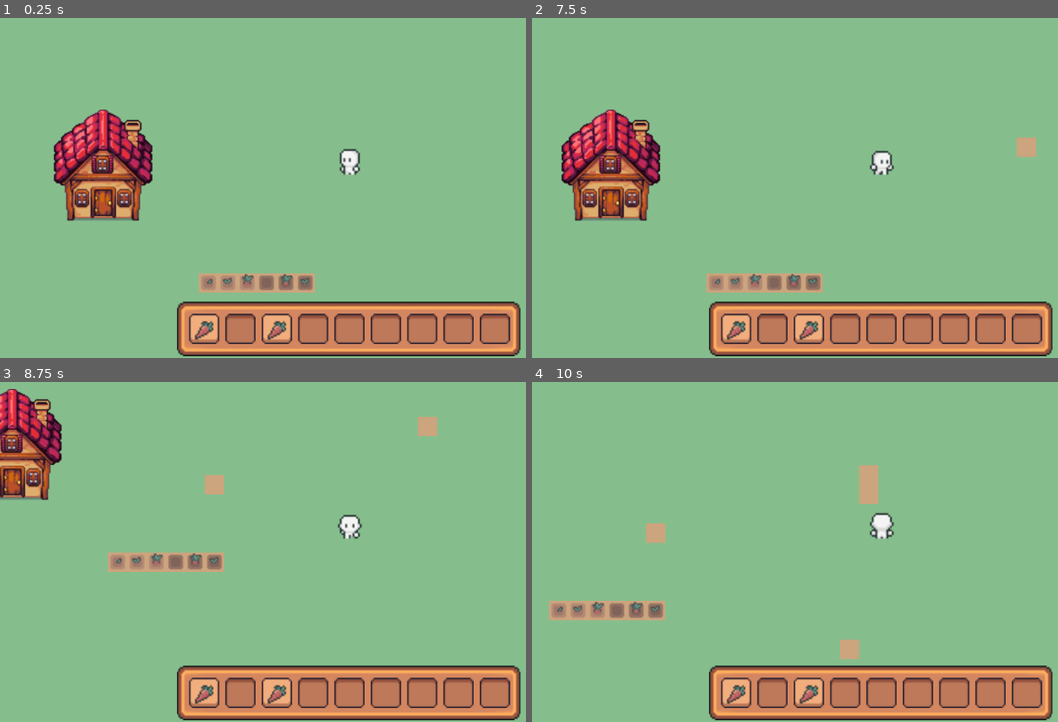
Above: before the commit, frames 1-4 (two rows, left to right).
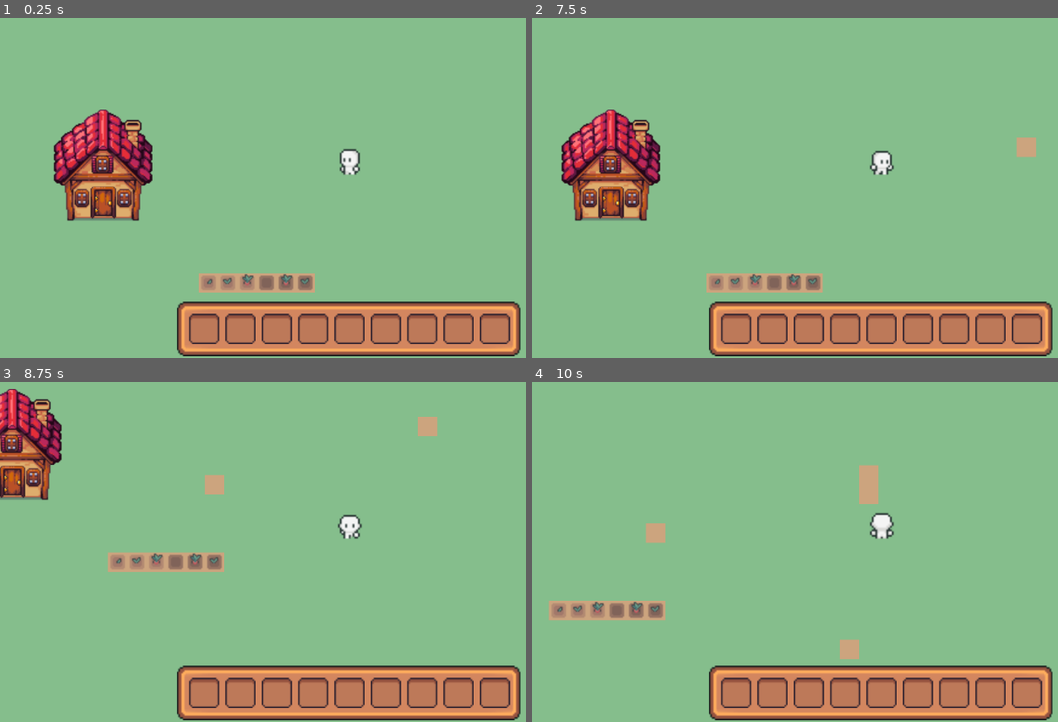
Above: after the commit, the same moments.

Repository: LaClimSx/Back-to-the-roots
Game: Godot game, scene res://Scenes/world.tscn
Two runs of this game, one before a commit and one after it. Both use one fixed random seed, a clock stepped at 60 frames per second and the inputs below.
Inputs (mouse positions are in pixels of both pictures, inside the frame that each line leads up to):
- Up to frame 1 (0.25 s): no input
- Up to frame 2 (7.5 s): click (737, 327) at 0.52 s; click (773, 327) at 1.27 s; click (805, 327) at 2.02 s; click (842, 327) at 2.77 s; click (879, 327) at 3.52 s; click (915, 327) at 4.27 s; click (952, 327) at 5.02 s; click (989, 327) at 5.77 s; click (1026, 327) at 6.52 s; tap Enter at 7.25 s; move the mouse to (1036, 143) at 7.27 s; hold Right (move_right) from 7.28 s (still down); right-click (1036, 143) at 7.35 s
- Up to frame 3 (8.75 s): move the mouse to (210, 545) at 8.02 s; release Right (move_right) at 8.03 s; hold Down (move_down) from 8.03 s (still down); tap Space (Interact) at 8.1 s; right-click (210, 545) at 8.3 s
- Up to frame 4 (10 s): move the mouse to (952, 439) at 8.77 s; release Down (move_down) at 8.78 s; hold Right (move_right) 8.78-9.53 s; right-click (952, 439) at 8.85 s; move the mouse to (847, 603) at 9.52 s; hold Up (move_up) from 9.53 s (still down); right-click (847, 603) at 9.6 s

The runs differ from the first frame. In frame 1, 0.7% of the frame differs, in the area x 36-56%, y 87-95%; in frame 2, 0.7%; in frame 3, 0.7%; in frame 4, 0.7%.

Commit message:
feat: items stack

Diff:
--- a/Inventory/inventory.gd
+++ b/Inventory/inventory.gd
@@ -4,11 +4,21 @@
 
 signal updated
 
-@export var items:Array[Item]
+@export var slots: Array[InventorySlot]
 
 func insert(item : Item):
-	for i in range(items.size()):
-		if !items[i]:
-			items[i] = item
-			break
+	var item_slots = slots.filter(func(slot): return slot.item == item && slot.amount < slot.item.maxAmount)
+	if !item_slots.is_empty():
+		item_slots[0].amount+=1
+	else:
+		var empty_slots = slots.filter(func(slot): return slot.item == null)
+		if !empty_slots.is_empty():
+			empty_slots[0].item = item
+			empty_slots[0].amount = 1
 	updated.emit()
+
+func printInventory():
+	for slot in slots:
+		if (slot.item):
+			print(slot.item.name)
+			print(slot.amount)
--- a/Inventory/inventory_gui.gd
+++ b/Inventory/inventory_gui.gd
@@ -2,15 +2,34 @@
 
 var isOpen: bool = true
 @onready var inventory : Inventory = preload("res://Inventory/player_inventory.tres")
+@onready var ItemStackGuiClass = preload("res://Inventory/item_stack_gui.tscn")
 @onready var slots: Array = $NinePatchRect/GridContainer.get_children()
 
+var itemInHand: ItemStackGUI
+
 func _ready():
+	connectSlots()
 	inventory.updated.connect(update)
 	update()
 
+func connectSlots():
+	for slot in slots:
+		var callable = Callable(onSlotClicked)
+		callable = callable.bind(slot)
+		slot.pressed.connect(callable)
+
 func update():
-	for i in range(min(inventory.items.size(),slots.size())):
-		slots[i].update(inventory.items[i])
+	for i in range(min(inventory.slots.size(),slots.size())):
+		var inventorySlot : InventorySlot = inventory.slots[i]
+		if !inventorySlot.item: continue
+
+		var itemStackGui: ItemStackGUI = slots[i].itemStackGui
+		if !itemStackGui:
+			itemStackGui = ItemStackGuiClass.instantiate()
+			slots[i].insert(itemStackGui)
+
+		itemStackGui.slot = inventorySlot
+		itemStackGui.update()
 
 func open():
 	visible = true
@@ -19,3 +38,11 @@
 func close():
 	visible = false
 	isOpen = false
+
+func onSlotClicked(slot):
+	itemInHand = slot.takeItem()
+	add_child(itemInHand)
+
+func updateItemInHand():
+	if !itemInHand : return
+	itemInHand.global_position = get_global_mouse_position() - itemInHand.size/2
--- a/Inventory/inventory_slot.gd
+++ b/Inventory/inventory_slot.gd
@@ -2,5 +2,5 @@
 
 class_name InventorySlot
 
-@export var item: InventorySlot
+@export var item: Item
 @export var amount: int
--- a/Inventory/item.gd
+++ b/Inventory/item.gd
@@ -3,3 +3,4 @@
 
 @export var name: String = ""
 @export var texture: Texture2D
+@export var maxAmount: int = 99
--- /dev/null
+++ b/Inventory/item_stack_gui.gd
@@ -0,0 +1,25 @@
+extends Panel
+
+class_name ItemStackGUI
+
+@onready var itemSprite: Sprite2D = $Item
+@onready var amountLabel: Label = $Label
+
+var slot
+
+func update():
+	if !slot || !slot.item: return
+	itemSprite.visible = true
+	itemSprite.texture = slot.item.texture
+	amountLabel.visible = true if slot.amount > 1 else false
+	amountLabel.text = str(slot.amount)
+
+
+# Called when the node enters the scene tree for the first time.
+func _ready():
+	pass # Replace with function body.
+
+
+# Called every frame. 'delta' is the elapsed time since the previous frame.
+func _process(delta):
+	pass
--- /dev/null
+++ b/Inventory/item_stack_gui.tscn
@@ -0,0 +1,23 @@
+[gd_scene load_steps=3 format=3 uid="uid://bqyrtwdptplnh"]
+
+[ext_resource type="FontFile" uid="uid://ctmxqbnd83jic" path="res://Assets/Fonts/m5x7.ttf" id="1_8jm28"]
+[ext_resource type="Script" path="res://Inventory/item_stack_gui.gd" id="1_rbhyi"]
+
+[node name="Panel" type="Panel"]
+script = ExtResource("1_rbhyi")
+
+[node name="Item" type="Sprite2D" parent="."]
+
+[node name="Label" type="Label" parent="."]
+custom_minimum_size = Vector2(10, 10)
+layout_mode = 0
+offset_left = -2.0
+offset_top = -1.0
+offset_right = 8.0
+offset_bottom = 9.0
+theme_override_colors/font_color = Color(1, 1, 1, 1)
+theme_override_colors/font_shadow_color = Color(0, 0, 0, 1)
+theme_override_fonts/font = ExtResource("1_8jm28")
+theme_override_font_sizes/font_size = 12
+text = "99"
+horizontal_alignment = 2
--- a/Inventory/player_inventory.tres
+++ b/Inventory/player_inventory.tres
@@ -1,9 +1,44 @@
-[gd_resource type="Resource" script_class="Inventory" load_steps=4 format=3 uid="uid://ctfhbwocw3s3j"]
+[gd_resource type="Resource" script_class="Inventory" load_steps=12 format=3 uid="uid://ctfhbwocw3s3j"]
 
-[ext_resource type="Script" path="res://Inventory/item.gd" id="1_1sogu"]
-[ext_resource type="Resource" uid="uid://cwhad3h02d6cl" path="res://Inventory/Items/carrot.tres" id="2_vim4j"]
+[ext_resource type="Script" path="res://Inventory/inventory_slot.gd" id="2_rfb0m"]
 [ext_resource type="Script" path="res://Inventory/inventory.gd" id="3_7py5c"]
+
+[sub_resource type="Resource" id="Resource_gtl7p"]
+script = ExtResource("2_rfb0m")
+amount = 0
+
+[sub_resource type="Resource" id="Resource_ouy84"]
+script = ExtResource("2_rfb0m")
+amount = 0
+
+[sub_resource type="Resource" id="Resource_t87y2"]
+script = ExtResource("2_rfb0m")
+amount = 0
+
+[sub_resource type="Resource" id="Resource_dsgom"]
+script = ExtResource("2_rfb0m")
+amount = 0
+
+[sub_resource type="Resource" id="Resource_3l04p"]
+script = ExtResource("2_rfb0m")
+amount = 0
+
+[sub_resource type="Resource" id="Resource_m021c"]
+script = ExtResource("2_rfb0m")
+amount = 0
+
+[sub_resource type="Resource" id="Resource_pnytl"]
+script = ExtResource("2_rfb0m")
+amount = 0
+
+[sub_resource type="Resource" id="Resource_tb2hh"]
+script = ExtResource("2_rfb0m")
+amount = 0
+
+[sub_resource type="Resource" id="Resource_474ft"]
+script = ExtResource("2_rfb0m")
+amount = 0
 
 [resource]
 script = ExtResource("3_7py5c")
-items = Array[ExtResource("1_1sogu")]([ExtResource("2_vim4j"), null, ExtResource("2_vim4j"), null, null, null, null, null, null])
+slots = Array[ExtResource("2_rfb0m")]([SubResource("Resource_gtl7p"), SubResource("Resource_ouy84"), SubResource("Resource_t87y2"), SubResource("Resource_dsgom"), SubResource("Resource_3l04p"), SubResource("Resource_m021c"), SubResource("Resource_pnytl"), SubResource("Resource_tb2hh"), SubResource("Resource_474ft")])
--- a/Inventory/slot.gd
+++ b/Inventory/slot.gd
@@ -1,22 +1,20 @@
-extends Panel
+extends Button
 
 @onready var backgroundSprite: Sprite2D = $Background
-@onready var itemSprite: Sprite2D = $CenterContainer/Panel/Item
+@onready var container: CenterContainer = $CenterContainer
 
-func update(item: Item):
-	if !item:
-		backgroundSprite.frame = 0
-		itemSprite.visible = false
-	else:
-		backgroundSprite.frame = 1
-		itemSprite.visible = true
-		itemSprite.texture = item.texture
+var itemStackGui : ItemStackGUI
 
-# Called when the node enters the scene tree for the first time.
-func _ready():
-	pass # Replace with function body.
+func insert(isg: ItemStackGUI):
+	itemStackGui = isg
+	backgroundSprite.frame = 1
+	container.add_child(itemStackGui)
 
+func takeItem():
+	var item = itemStackGui
 
-# Called every frame. 'delta' is the elapsed time since the previous frame.
-func _process(delta):
-	pass
+	container.remove_child(itemStackGui)
+	itemStackGui = null
+	backgroundSprite.frame = 0
+
+	return item
--- a/Scenes/slot.tscn
+++ b/Scenes/slot.tscn
@@ -3,7 +3,7 @@
 [ext_resource type="Script" path="res://Inventory/slot.gd" id="1_1g3sw"]
 [ext_resource type="Texture2D" uid="uid://gsprd8lb0p7u" path="res://Assets/Tiles/inventorySlot.png" id="1_f7d3j"]
 
-[node name="Slot" type="Panel"]
+[node name="Slot" type="Button"]
 self_modulate = Color(1, 1, 1, 0)
 custom_minimum_size = Vector2(20, 20)
 offset_right = 20.0
@@ -20,8 +20,3 @@
 layout_mode = 0
 offset_right = 20.0
 offset_bottom = 20.0
-
-[node name="Panel" type="Panel" parent="CenterContainer"]
-layout_mode = 2
-
-[node name="Item" type="Sprite2D" parent="CenterContainer/Panel"]
--- a/Scenes/world.tscn
+++ b/Scenes/world.tscn
@@ -147,5 +147,4 @@
 
 [node name="House" parent="." instance=ExtResource("8_66nr8")]
 position = Vector2(304.213, 287.241)
-scale = Vector2(1, 1)
 script = SubResource("GDScript_3ano8")
--- a/Scripts/world.gd
+++ b/Scripts/world.gd
@@ -25,6 +25,8 @@
 		#If clicked tile has grown carrot, add carrot to inventory
 		if tile_map.get_cell_atlas_coords(1,tile_map_pos) == Vector2i(4,1) :
 			$Player.inventory.insert(carrot_item)
+			$Player.inventory.printInventory()
+
 
 	if Input.is_action_just_pressed("Interact"):
 		var player = $Player
Binary file added: Assets/Fonts/m5x7.ttf
Not shown, added: Assets/Fonts/m5x7.ttf.import
